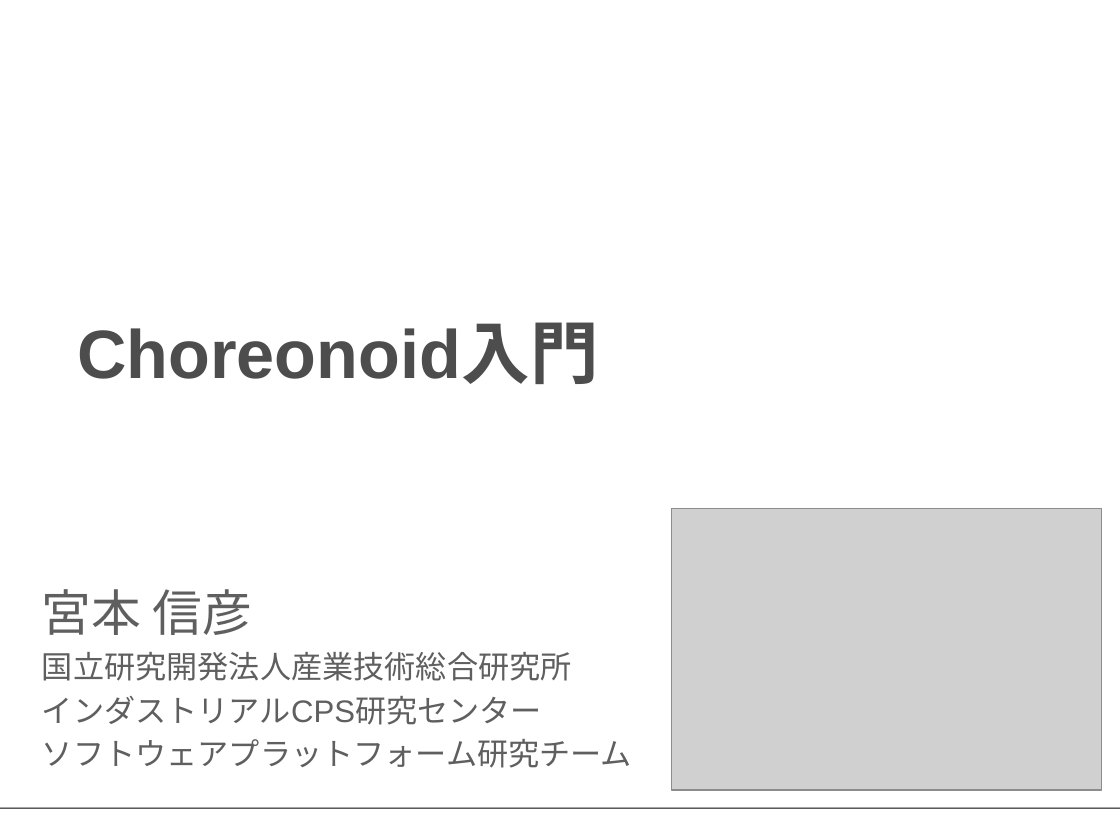
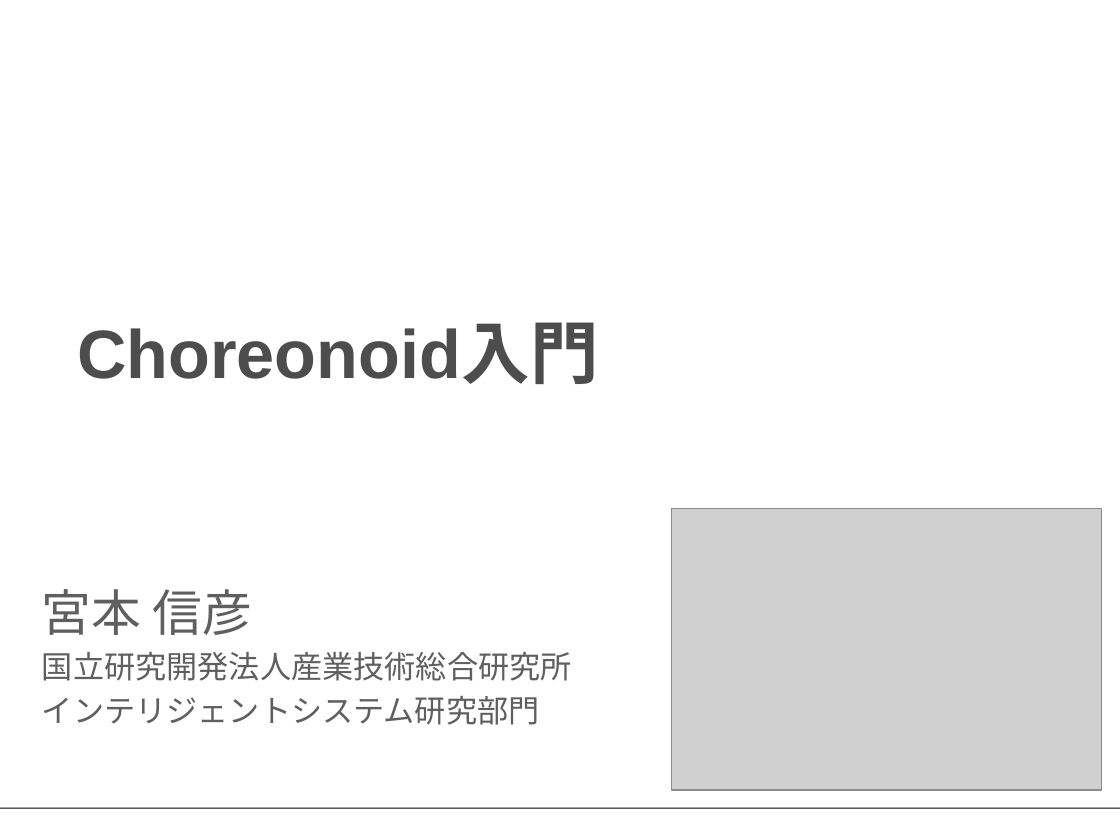
Before and after one commit to OpenRTM/RTM_Tutorial, a slide deck: slide 1 of ppt/Choreonoid入門.pptx. Drawn at 1120x840 pixels with LibreOffice and Linux fonts; fonts in the diff are those of the drawing; grey boxes stand for pictures; background and template pictures are left out. Boxes give left, top, right and bottom in pixels: in the first picture for what was removed or moved away, otherwise in the second. Text is boxed around its words. In the diff, an @@ line names an element or a change of style, - is before the commit and + after.

```diff
--- a/ppt/Choreonoid入門.pptx
+++ b/ppt/Choreonoid入門.pptx
@@ subtitle at [42, 696, 540, 725]: text changed @@
-インダストリアルCPS研究センター
-ソフトウェアプラットフォーム研究チーム
+インテリジェントシステム研究部門
```
Also in this commit, not shown: 59 other files.
